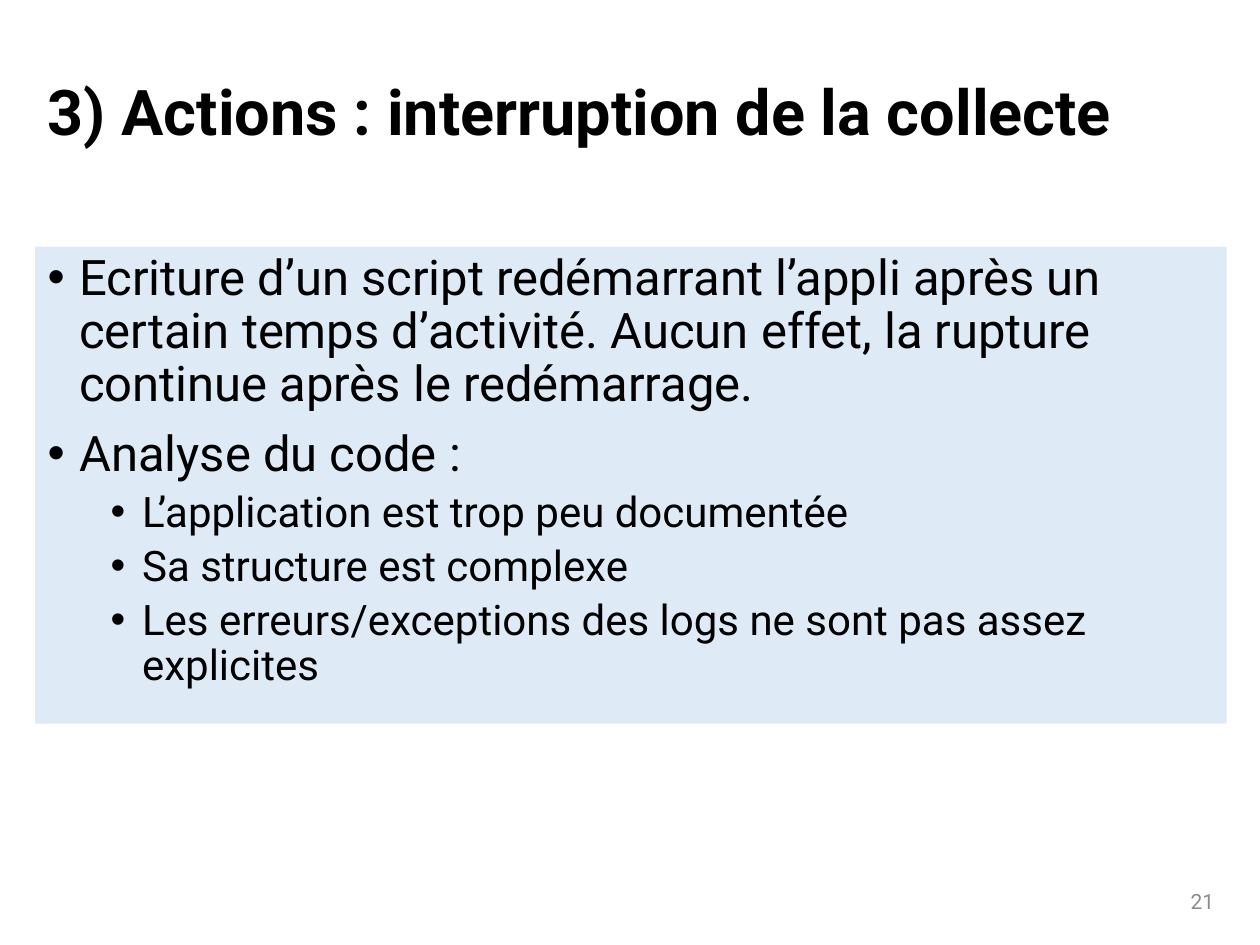
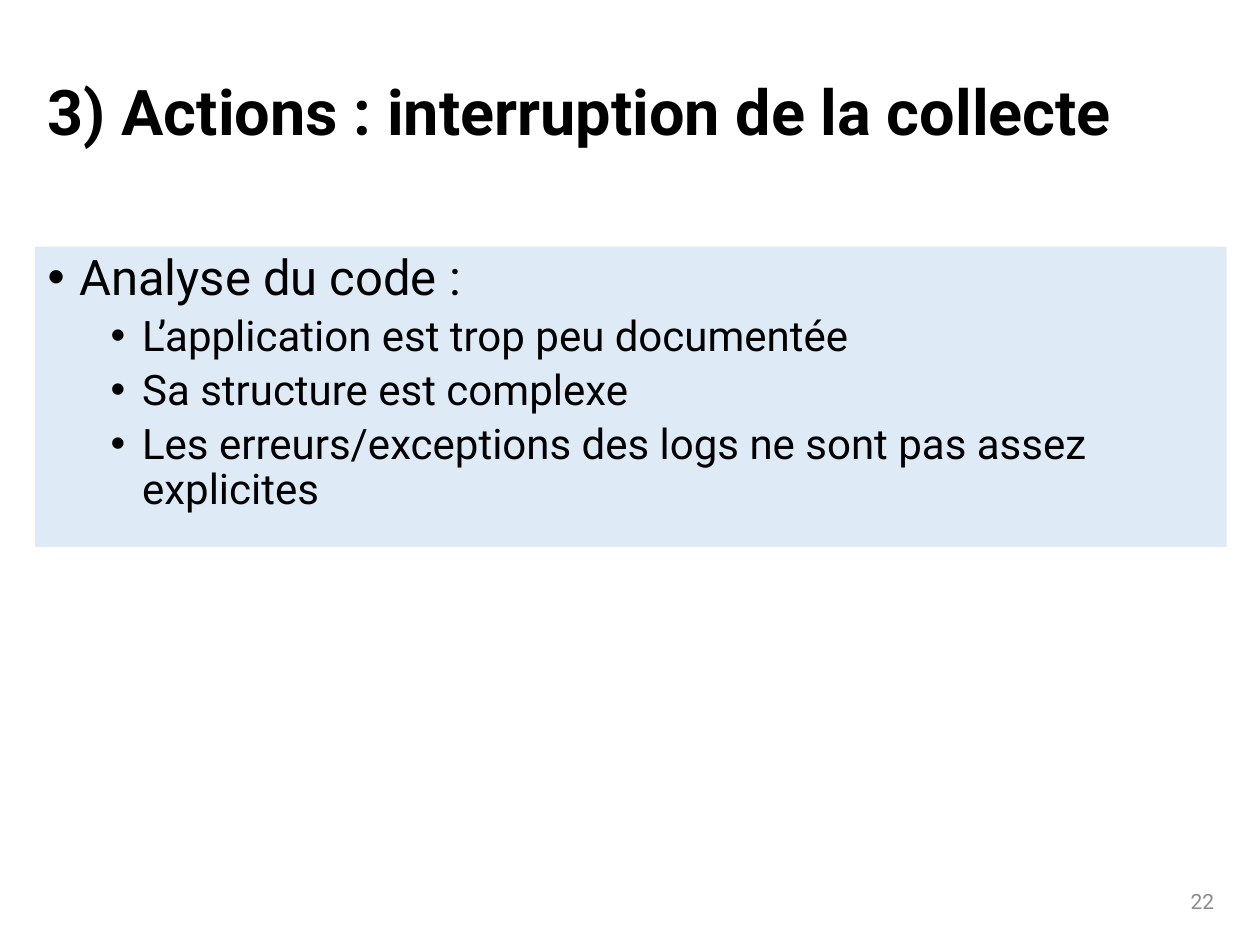
Before and after one commit to dosi-slides/2015_10_geomedia, a slide deck: slide 22 of slides.pptx (slide 21 before the commit). Drawn at 1260x945 pixels with LibreOffice and Linux fonts; fonts in the diff are those of the drawing. Boxes give left, top, right and bottom in pixels: in the first picture for what was removed or moved away, otherwise in the second. Text is boxed around its words. In the diff, an @@ line names an element or a change of style, - is before the commit and + after.

```diff
--- a/slides.pptx
+++ b/slides.pptx
@@ text "Analyse du code :" resized from (x1=35, y1=247, x2=1227, y2=724) to (x1=35, y1=247, x2=1227, y2=547) @@
@@ text at (x1=79, y1=258, x2=1101, y2=412): paragraph removed @@
-• Ecriture d’un script redémarrant l’appli après un certain temps d’activité. Aucun effet, la rupture continue après le redémarrage.
@@ page number at (x1=1191, y1=894, x2=1215, y2=909): text changed @@
-21
+22
```
Also in this commit, not shown: 3 other slides changed, 4 slides added, 1 slide removed.
